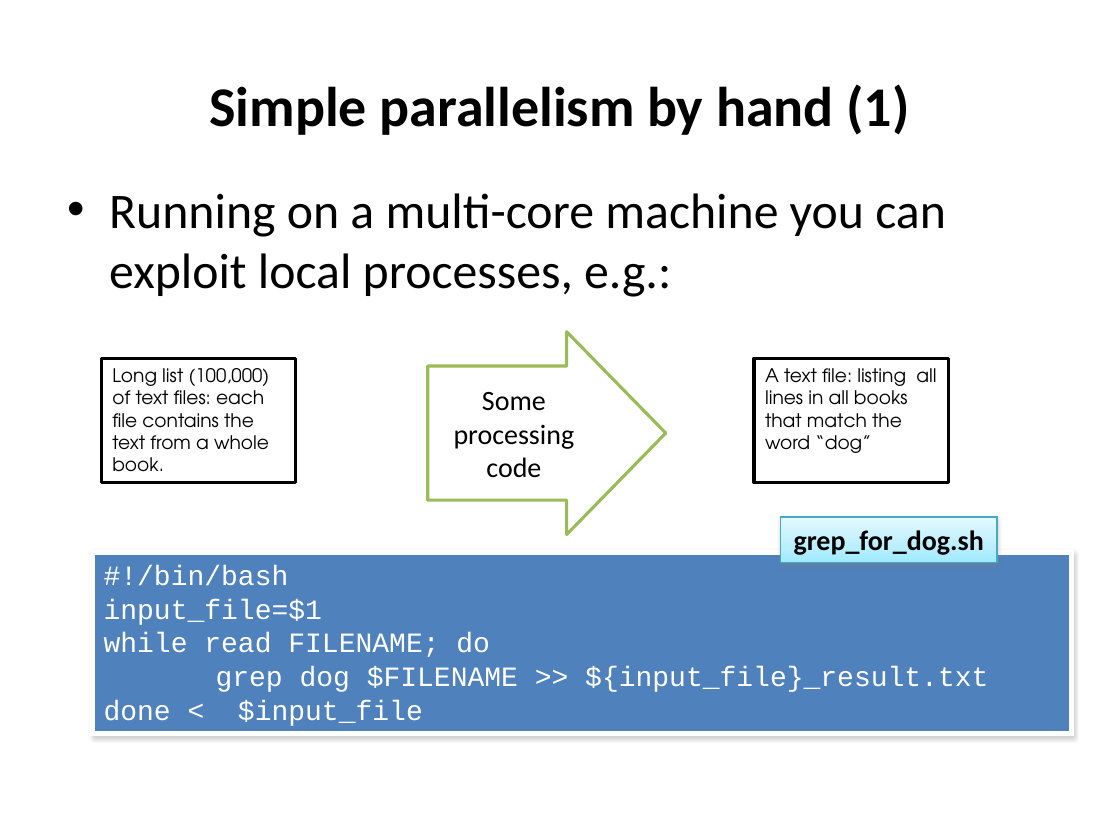
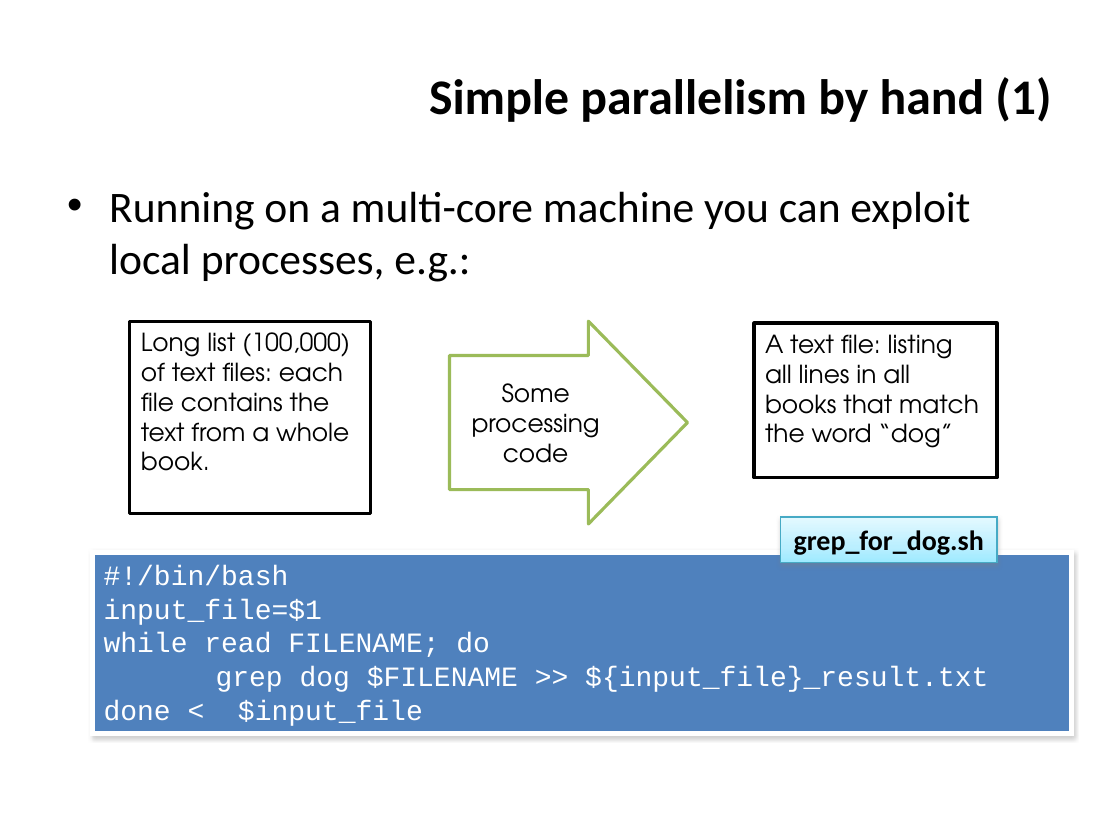
Before and after one commit to ncasuk/ncas-isc, a slide deck: slide 8 of overview_presentations/Parallel_Processing_Large_Data.pptx. Drawn at 1120x840 pixels with LibreOffice and Linux fonts; fonts in the diff are those of the drawing; background and template pictures are left out. Boxes give left, top, right and bottom in pixels: in the first picture for what was removed or moved away, otherwise in the second. Text is boxed around its words. In the diff, an @@ line names an element or a change of style, - is before the commit and + after.

```diff
--- a/overview_presentations/Parallel_Processing_Large_Data.pptx
+++ b/overview_presentations/Parallel_Processing_Large_Data.pptx
@@ title "Simple parallelism by hand (1)" at (429,77,1051,122): size 36 to 32 pt; alignment centre to right @@
@@ text "Running on a multi-core machine ..." at (109,191,970,282): size 32 to 28 pt @@
@@ rectangle "Long list (100,000) of text ..." at (130,321,371,514): size 12 to 16 pt @@
@@ rectangle "Long list (100,000) of text ...": place and size @@
-rectangle "Long list (100,000) of text ..." at (101,358,295,483)
+rectangle "Long list (100,000) of text ..." at (130,321,371,514)
@@ right arrow "Some processing code": place and size @@
-right arrow "Some processing code" at (428,332,665,534)
+right arrow "Some processing code" at (449,321,687,524)
@@ right arrow "Some processing code" at (449,321,687,524): size 18 to 16 pt, font Calibri to TeX Gyre Adventor @@
@@ rectangle "A text file: listing all ...": place and size @@
-rectangle "A text file: listing all ..." at (754,358,948,483)
+rectangle "A text file: listing all ..." at (754,323,997,477)
@@ rectangle "A text file: listing all ..." at (754,323,997,477): size 12 to 16 pt @@
```
Also in this commit, not shown: 25 other slides changed, 5 other files.
